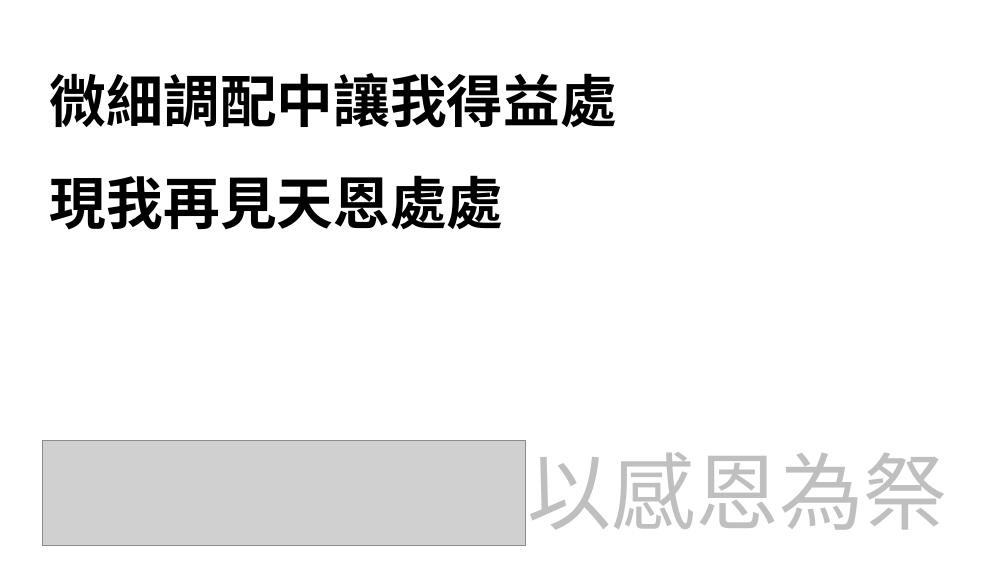
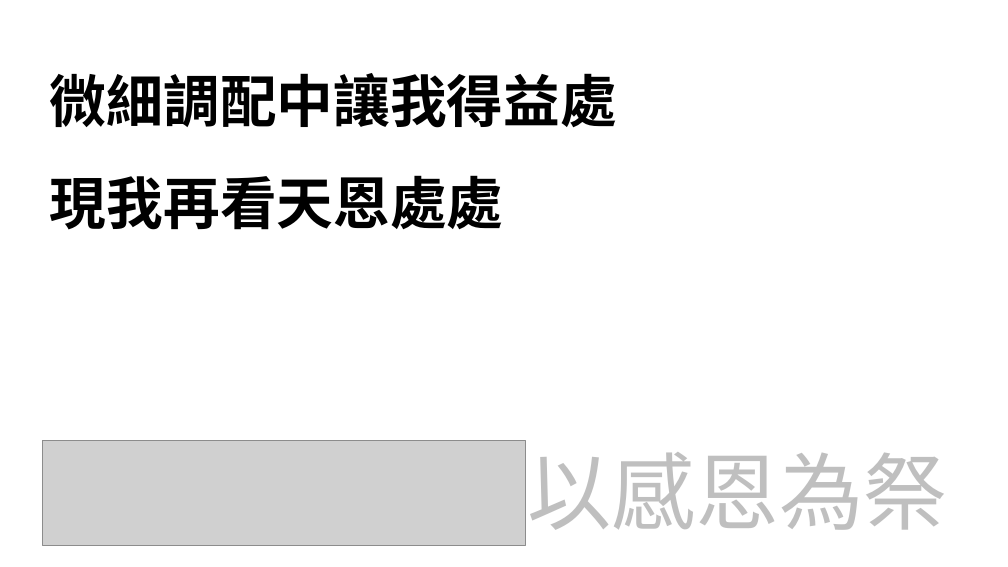
Before and after one commit to pangyan/ridiculands-references, a slide deck: slide 46 of hymns/20171008.pptx. Drawn at 1008x567 pixels with LibreOffice and Linux fonts; fonts in the diff are those of the drawing; grey boxes stand for pictures. Boxes give left, top, right and bottom in pixels: in the first picture for what was removed or moved away, otherwise in the second. Text is boxed around its words. In the diff, an @@ line names an element or a change of style, - is before the commit and + after.

```diff
--- a/hymns/20171008.pptx
+++ b/hymns/20171008.pptx
@@ text at [50, 175, 504, 230]: text changed @@
-現我再見天恩處處
+現我再看天恩處處
```
Also in this commit, not shown: 1 other slide changed.
